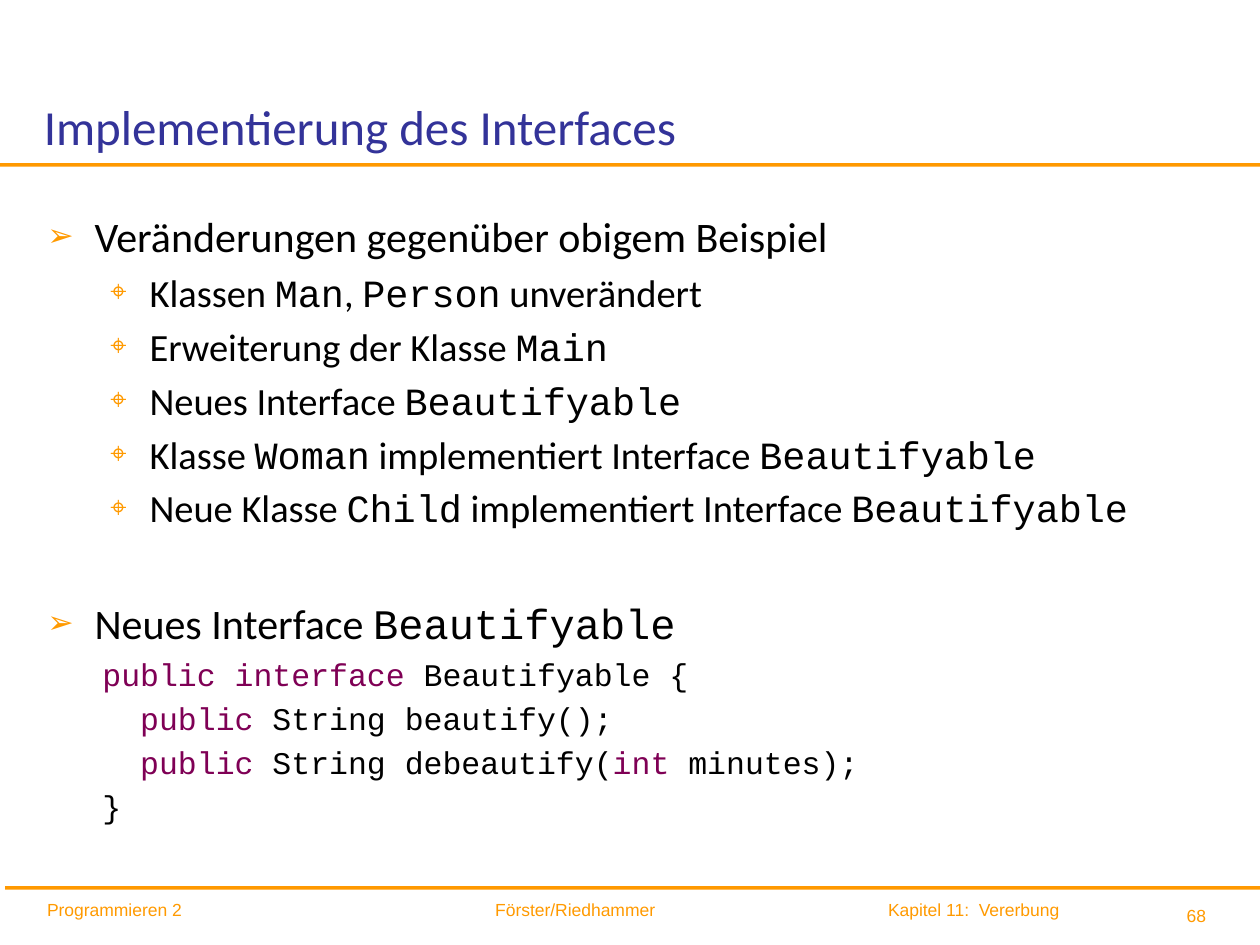
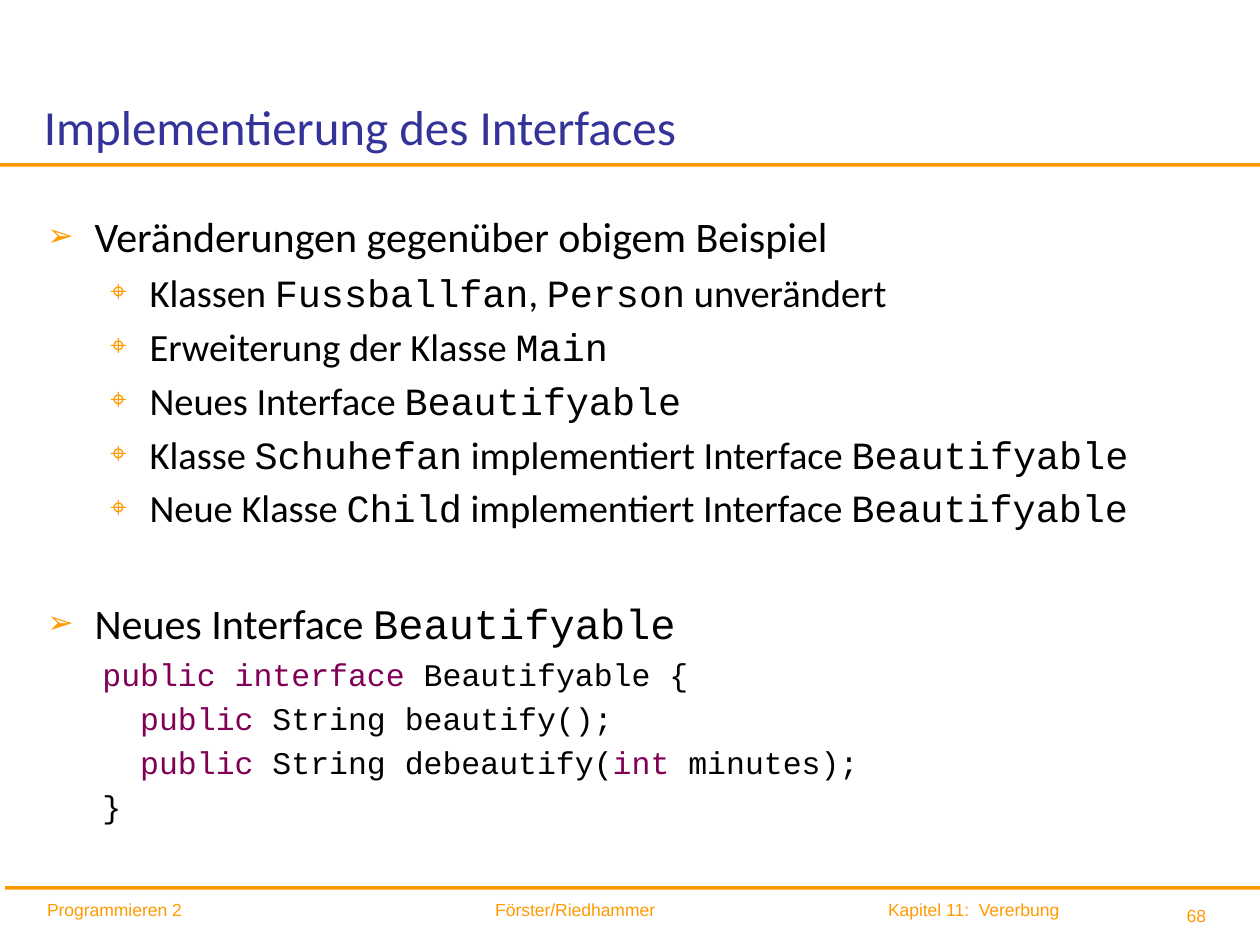
Before and after one commit to ingexue/hsro-wif-oop.github.io, a slide deck: slide 68 of 11-vererbung/vererbung.pptx. Drawn at 1260x945 pixels with LibreOffice and Linux fonts; fonts in the diff are those of the drawing; background and template pictures are left out. Boxes give left, top, right and bottom in pixels: in the first picture for what was removed or moved away, otherwise in the second. Text is boxed around its words. In the diff, an @@ line names an element or a change of style, - is before the commit and + after.

Commit message:
Klassen umbenannt

```diff
--- a/11-vererbung/vererbung.pptx
+++ b/11-vererbung/vererbung.pptx
@@ text at (x1=150, y1=279, x2=887, y2=312): text changed @@
-  ⌖ Klassen Man, Person unverändert
+  ⌖ Klassen Fussballfan, Person unverändert
@@ text at (x1=150, y1=441, x2=1129, y2=477): text changed @@
-  ⌖ Klasse Woman implementiert Interface Beautifyable
+  ⌖ Klasse Schuhefan implementiert Interface Beautifyable
```
Also in this commit, not shown: 29 other slides changed, 2 other files.
